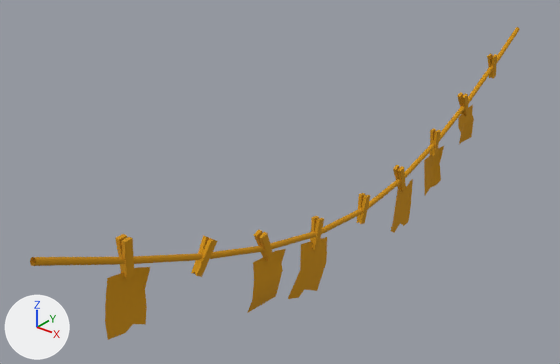
The FBX model ArtAssets/Environment/SM_HangingThing_C.fbx: old version first, new version second.
One viewpoint serves both versions: a camera (50 mm lens) standing at (2.61, -6.66, 1.81) and looking at (-0.42, -2.87, -0.54). Arrows for +X, +Y and +Z are at lower left; the lights stay in place. The older version comes first. Where no turn or scale is listed for an object, it has been applied to the vertices.

Objects in the first picture: 'SM_HangingThing_C'.
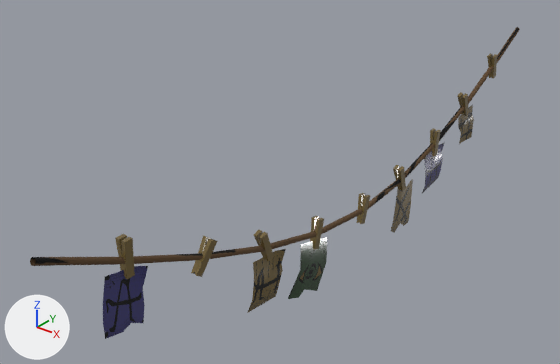
Location of each change, (x1, y1, x2, y2) in pixels of the pictures (560 x 364 px; the box of a moved part takes in the faces that stretch with it):
'SM_HangingThing_C', reshaped: before (30, 27, 520, 340); after (30, 27, 520, 339)
part 1 of me_mesh, added: after (422, 142, 445, 193)
part 2 of me_mesh, moved or reshaped: before (105, 267, 150, 340); after (103, 266, 148, 339)
part 3 of me_mesh, deleted (orange): before (424, 146, 444, 195)
part 4 of me_mesh, recoloured: (115, 53, 497, 313) in both
part 5 of me_mesh, recoloured: (30, 27, 520, 266) in both

The change, as a diff of the scene's bpy script:
```diff
--- a/ArtAssets/Environment/SM_HangingThing_C.fbx.py
+++ b/ArtAssets/Environment/SM_HangingThing_C.fbx.py
@@ img_t_roomtrimsheet_diffuse_png @@
+img_t_roomtrimsheet_diffuse_png = load_image('T_RoomTrimSheet_Diffuse.png', '../Textures/T_RoomTrimSheet_Diffuse.png', 1024, 1024, 'sRGB')
@@ img_t_woodtrimsheet_diffuse_png @@
+img_t_woodtrimsheet_diffuse_png = load_image('T_WoodTrimSheet_Diffuse.png', '../Textures/T_WoodTrimSheet_Diffuse.png', 1024, 1024, 'sRGB')
@@ mat_roomtrimsheet @@
+mat_roomtrimsheet = principled_material('RoomTrimSheet')
+mat_roomtrimsheet.texture = img_t_roomtrimsheet_diffuse_png
+mat_roomtrimsheet.roughness = 0.2
@@ mat_trimsheet_wood @@
+mat_trimsheet_wood = principled_material('TrimSheet_Wood')
+mat_trimsheet_wood.texture = img_t_woodtrimsheet_diffuse_png
+mat_trimsheet_wood.roughness = 1.0
@@ me_mesh @@
 # used by ob_sm_hangingthing_c; location = (0.0, 0.0, 0.0)
-me_mesh.from_pydata(...)  # 709 vertices, 640 faces; spans x -0.04..0.04, y -5.1..0.0, z -1.21..0.06
+me_mesh.from_pydata(...)  # 722 vertices, 650 faces; spans x -0.04..0.04, y -5.1..0.0, z -1.21..0.06
+# me_mesh part 1: the loose piece of 25 vertices spanning x -0.03..0.03, y -3.68..-3.37, z -1.04..-0.65 is copied, and the copy is turned 15 degrees about the x axis through its middle, then moved by (0.0, 2.12, 0.0), in mat_roomtrimsheet (picture img_t_roomtrimsheet_diffuse_png); it spans x -0.03..0.03, y -1.58..-1.23, z -1.05..-0.64
+# me_mesh part 2: the loose piece of 16 vertices spanning x 0.0..0.03, y -4.76..-4.47, z -0.61..-0.22 is moved by (0.0, -0.01, 0.01), in mat_roomtrimsheet (picture img_t_roomtrimsheet_diffuse_png)
+# me_mesh part 3: the loose piece of 12 vertices spanning x -0.03..0.02, y -1.56..-1.23, z -1.07..-0.67 is deleted
+# me_mesh part 4: 545 faces spanning x -0.04..0.04, y -4.62..-0.41, z -1.21..-0.06 switch from mat_trimsheet (orange #ce9000) to mat_roomtrimsheet (picture img_t_roomtrimsheet_diffuse_png)
+# me_mesh part 5: 80 faces spanning x -0.02..0.02, y -5.1..0.0, z -0.82..0.06 switch from mat_trimsheet (orange #ce9000) to mat_trimsheet_wood (picture img_t_woodtrimsheet_diffuse_png)
```
